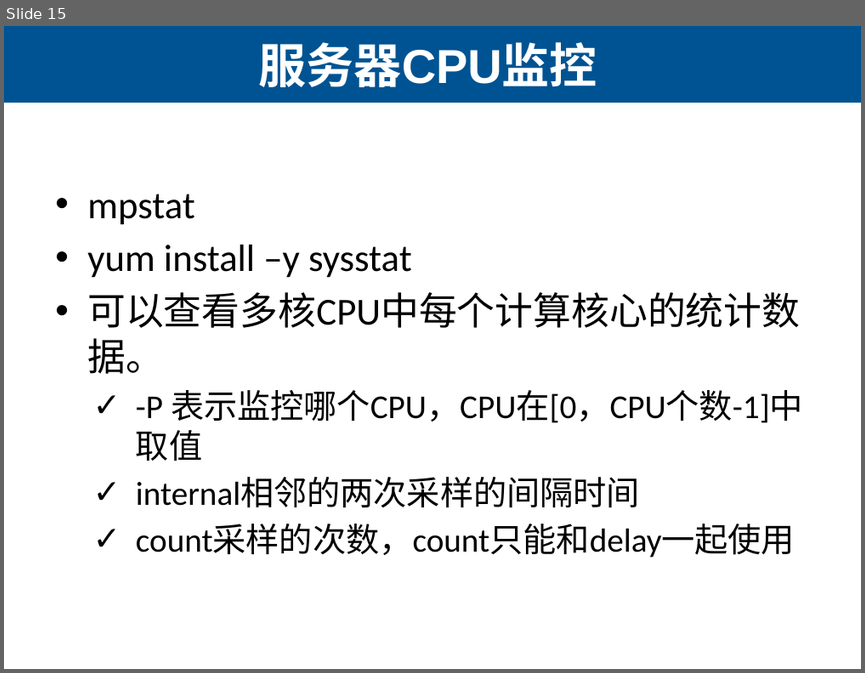
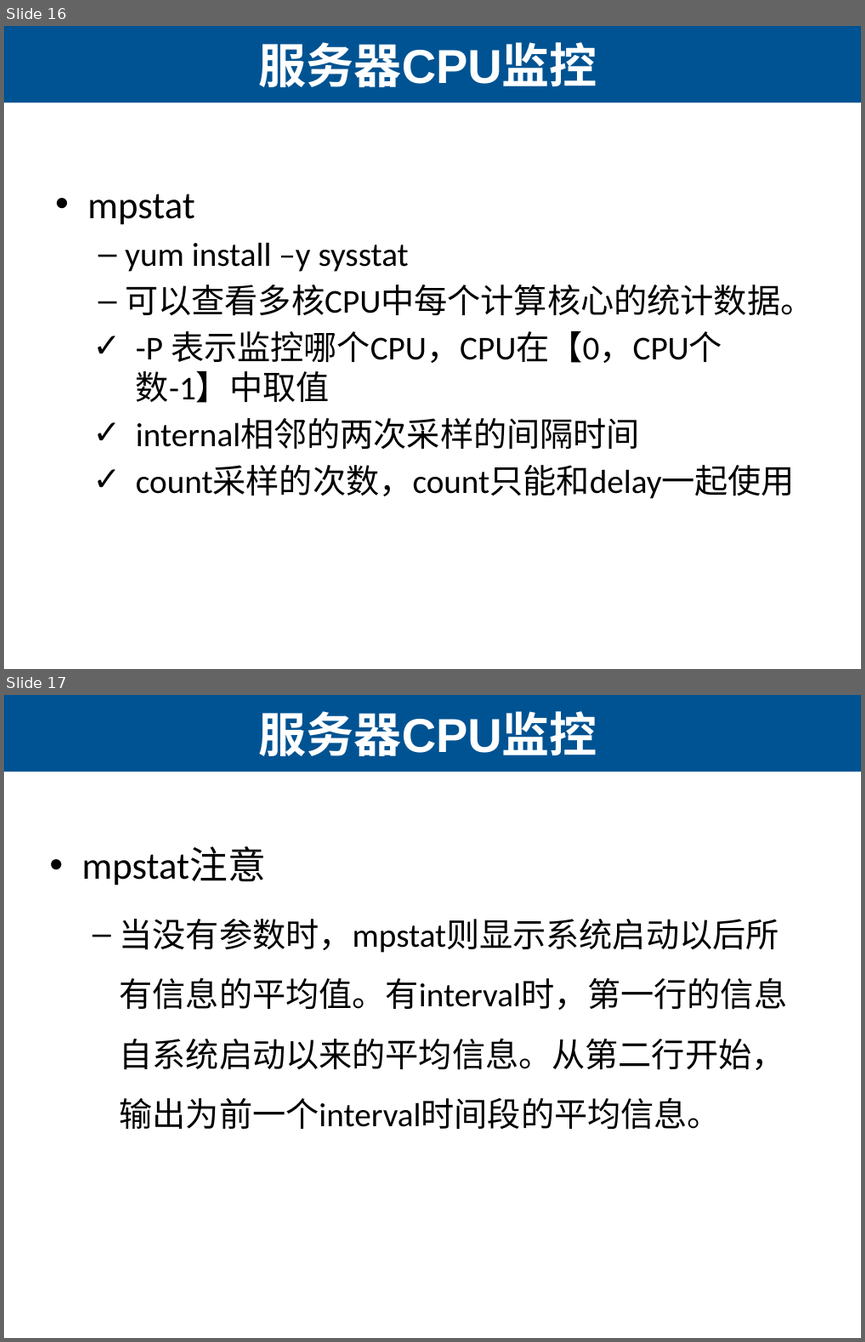
Before and after one commit to lihuanzhen/load-testing, a slide deck: 26 Linux服务器监控.pptx. Shown one above the other, each under a label of ours: slide 15 before the commit, slides 16 and 17 after it. The pictures are 865x673 and 865x1342 pixels, drawn with LibreOffice and Linux fonts; fonts in the diff are those of the drawing. Boxes give left, top, right and bottom in pixels: in the first picture for what was removed or moved away, otherwise in the second. Text is boxed around its words. In the diff, an @@ line names an element or a change of style, - is before the commit and + after.

Commit message:
数据库

```diff
--- a/26 Linux服务器监控.pptx
+++ b/26 Linux服务器监控.pptx
@@ slide 17 added at <box>4,695,861,1338</box>, background #CCE8CF; not listed: 1 template element that a slide beside it also shows @@
@@ title added at <box>259,711,597,756</box>, 40 pt, text #CCE8CF, bold @@
+服务器CPU监控
@@ text added at <box>82,847,788,1129</box>, 28 pt, text #000000 @@
+• mpstat注意
+  – 当没有参数时，mpstat则显示系统启动以后所有信息的平均值。有interval时，第一行的信息自系统启动以来的平均信息。从第二行开始，输出为前一个interval时间段的平均信息。
@@ what was slide 15 is now slide 16 @@
@@ slide 16 changed as well @@
@@ background #FFFFFF to #CCE8CF @@
@@ text at <box>125,242,813,316</box>: size 32 to 28 pt in "yum install –y sysstat", "可以查看多核CPU中每个计算核心的统计数据。"; bullet • to –; list level 1 to 2 in "yum install –y sysstat"; list level 1 to 2 in "可以查看多核CPU中每个计算核心的统计数据。" @@
@@ text at <box>136,330,722,403</box>: text changed @@
-  ✓ -P 表示监控哪个CPU，CPU在[0，CPU个数-1]中取值
+  ✓ -P 表示监控哪个CPU，CPU在【0，CPU个数-1】中取值
```
Also in this commit, not shown: 14 other slides changed, 18 other slides added, 3 other files.
